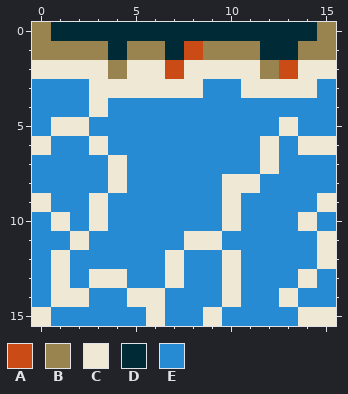
Two versions of one pixel-art file, ProjectMicro/Assets/Art/Tiles/Water_ESW.aseprite. The first picture shows the starting point.
16x16 pixels, 1 frame.
Palette (. is transparent): A #cb4b16  B #99834f  C #eee8d5  D #002b36  E #268bd2
Pixels before, first column x 0:
 0 BDDDDDDDDDDDDDDB
 1 BBBBDBBDABBBDDBB
 2 CCCCBCCACCCCBACC
 3 EEECCCCCCEECCCCE
 4 EEECEEEEEEEEEEEE
 5 ECCEEEEEEEEEECEE
 6 CEECEEEEEEEECECC
 7 EEEECEEEEEEECEEE
 8 EEEECEEEEECCEEEE
 9 CEECEEEEEECEEEEC
10 ECECEEEEEECEEECE
11 EECEEEEECCEEEEEC
12 ECEEEEECEECEEEEC
13 ECECCEECEECEEECE
14 ECCEECCEEECEECEE
15 CEEEEECEECEEEECC
And afterwards:
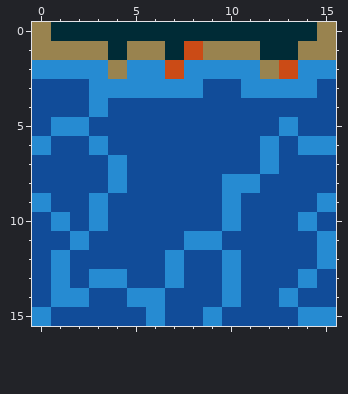
Diff:
Colour C changes from #eee8d5 to #268bd2.
Colour E changes from #268bd2 to #114c99.
Boxes around the changes in both pictures, in picture pixels (x1, y1, x2, y2):
changed: (32, 60, 336, 326)
